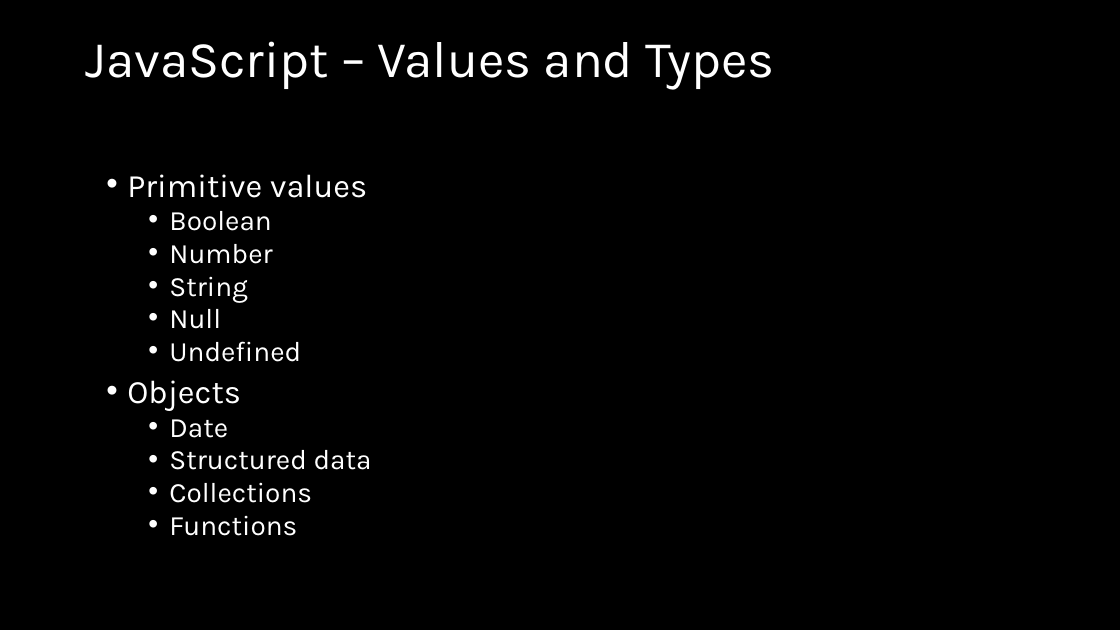
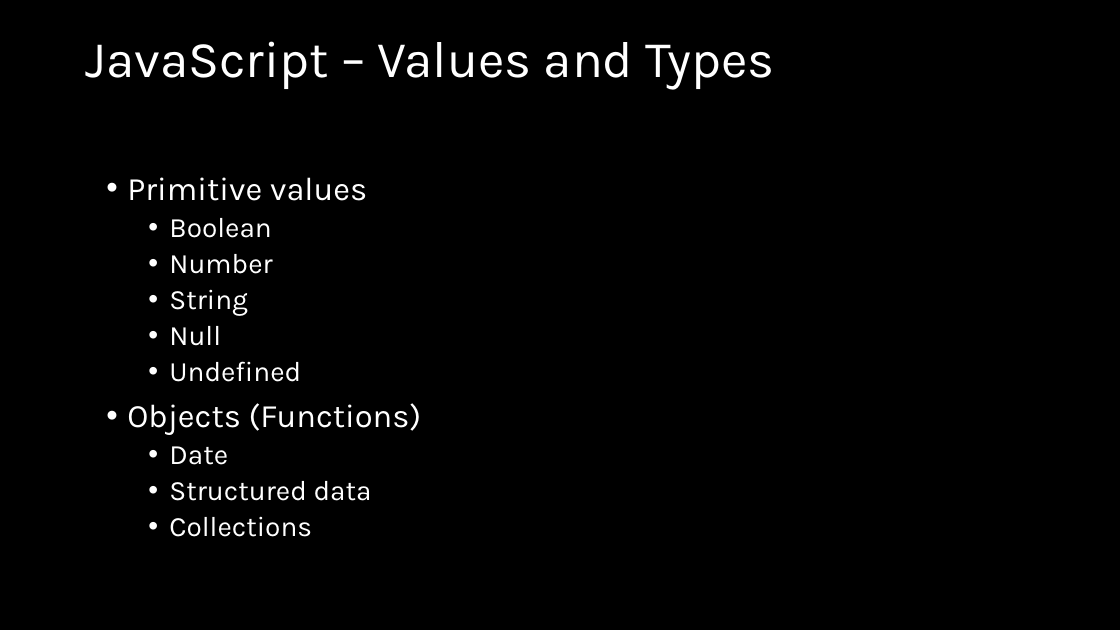
Before and after one commit to wmmihaa/azureiotbootcamp, a slide deck: slide 18 of presentation/IoT Bootcamp.pptx (slide 20 before the commit). Drawn at 1120x630 pixels with LibreOffice and Linux fonts; fonts in the diff are those of the drawing. Boxes give left, top, right and bottom in pixels: in the first picture for what was removed or moved away, otherwise in the second. Text is boxed around its words. In the diff, an @@ line names an element or a change of style, - is before the commit and + after.

```diff
--- a/presentation/IoT Bootcamp.pptx
+++ b/presentation/IoT Bootcamp.pptx
@@ text at bbox=[127, 177, 372, 537]: line spacing 0.8 to 0.9 @@
@@ text at bbox=[127, 403, 421, 435]: text changed @@
-• Objects
+• Objects (Functions)
@@ text at bbox=[169, 516, 297, 536]: paragraph removed @@
-  • Functions
```
Also in this commit, not shown: 3 other slides changed, 6 slides removed.
